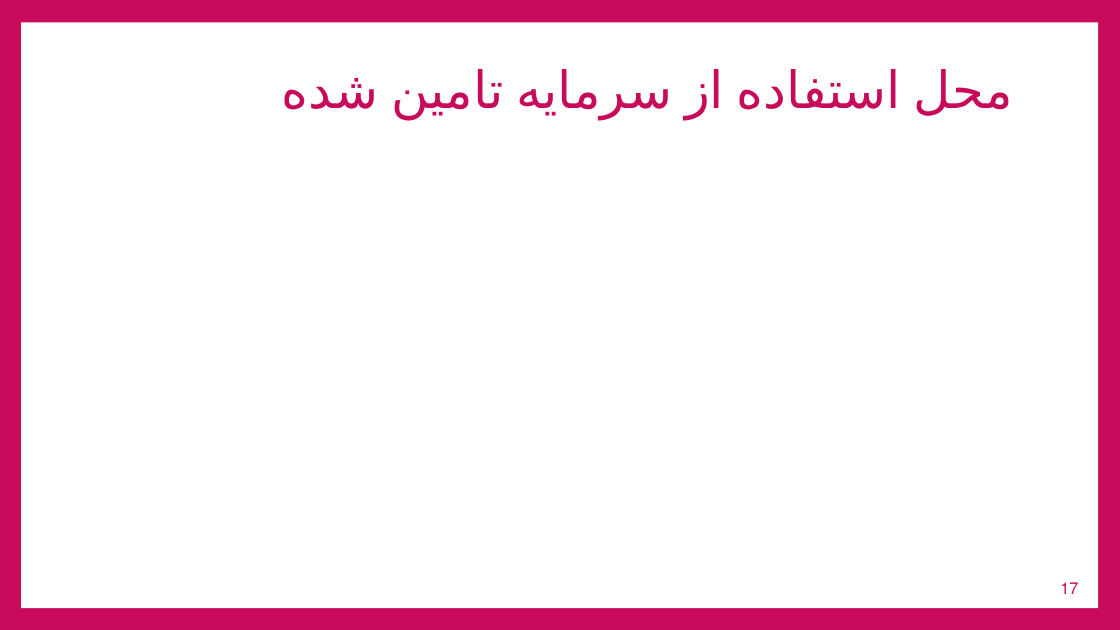
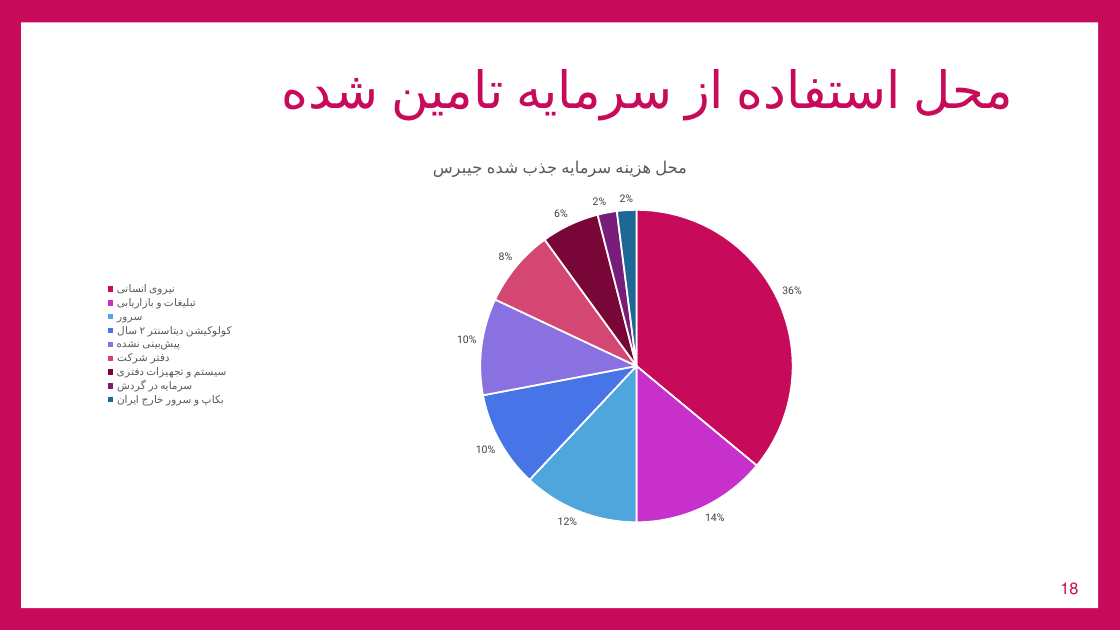
Before and after one commit to ghasemizade/talambar_cdn, a slide deck: slide 18 of business/PitchDeck/JIbres-PitchDeck-v1.pptx (slide 17 before the commit). Drawn at 1120x630 pixels with LibreOffice and Linux fonts; fonts in the diff are those of the drawing; background and template pictures are left out. Boxes give left, top, right and bottom in pixels: in the first picture for what was removed or moved away, otherwise in the second. Text is boxed around its words. In the diff, an @@ line names an element or a change of style, - is before the commit and + after.

```diff
--- a/business/PitchDeck/JIbres-PitchDeck-v1.pptx
+++ b/business/PitchDeck/JIbres-PitchDeck-v1.pptx
@@ pie chart added at box(97, 144, 1023, 545) @@
+title "محل هزینه سرمایه جذب شده جیبرس "
+categories: نیروی انسانی, تبلیغات و بازاریابی, سرور, کولوکیشن دیتاسنتر ۲ سال, پیش‌بینی نشده, دفتر شرکت, سیستم و تجهیزات دفتری, سرمایه در گردش, بکاپ و سرور خارج ایران
+Series 1: 36, 14, 12, 10, 10, 8, 6, 2, 2
@@ page number at box(1060, 582, 1078, 595): text changed @@
-17
+18
```
Also in this commit, not shown: 3 other slides changed, 2 slides added, 1 slide removed.
